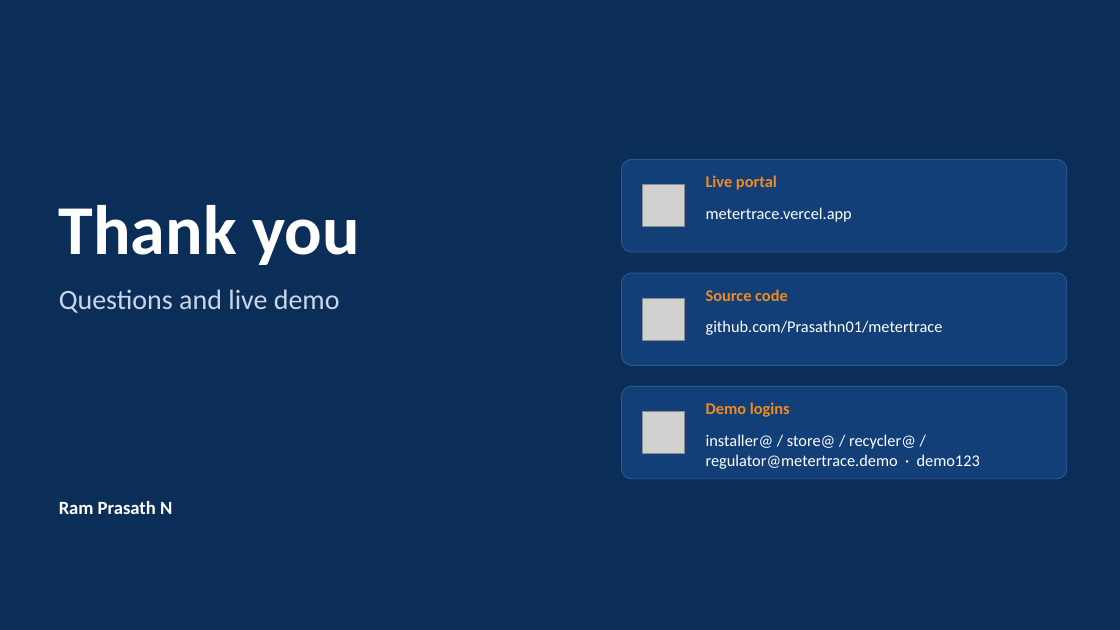
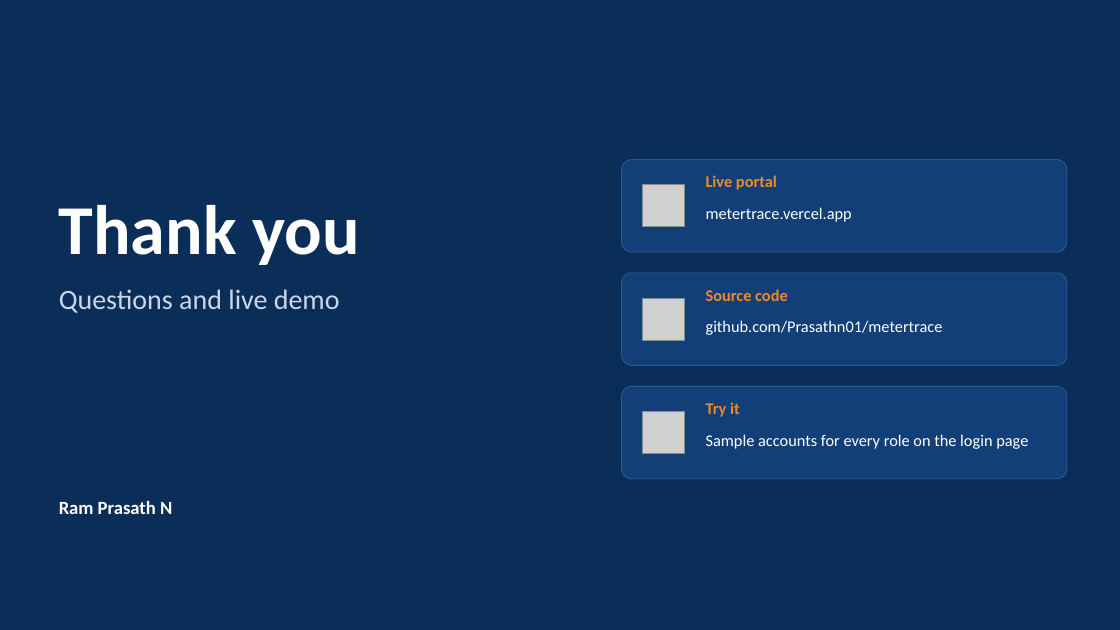
Before and after one commit to Prasathn01/metertrace, a slide deck: slide 19 of presentation/MeterTrace-Presentation.pptx. Drawn at 1120x630 pixels with LibreOffice and Linux fonts; fonts in the diff are those of the drawing; grey boxes stand for pictures. Boxes give left, top, right and bottom in pixels: in the first picture for what was removed or moved away, otherwise in the second. Text is boxed around its words. In the diff, an @@ line names an element or a change of style, - is before the commit and + after.

```diff
--- a/presentation/MeterTrace-Presentation.pptx
+++ b/presentation/MeterTrace-Presentation.pptx
@@ text at (706,402,740,417): text changed @@
-Demo logins
+Try it
@@ text at (706,434,1028,449): text changed @@
-installer@ / store@ / recycler@ / regulator@metertrace.demo · demo123
+Sample accounts for every role on the login page
```
Also in this commit, not shown: 2 other files.
